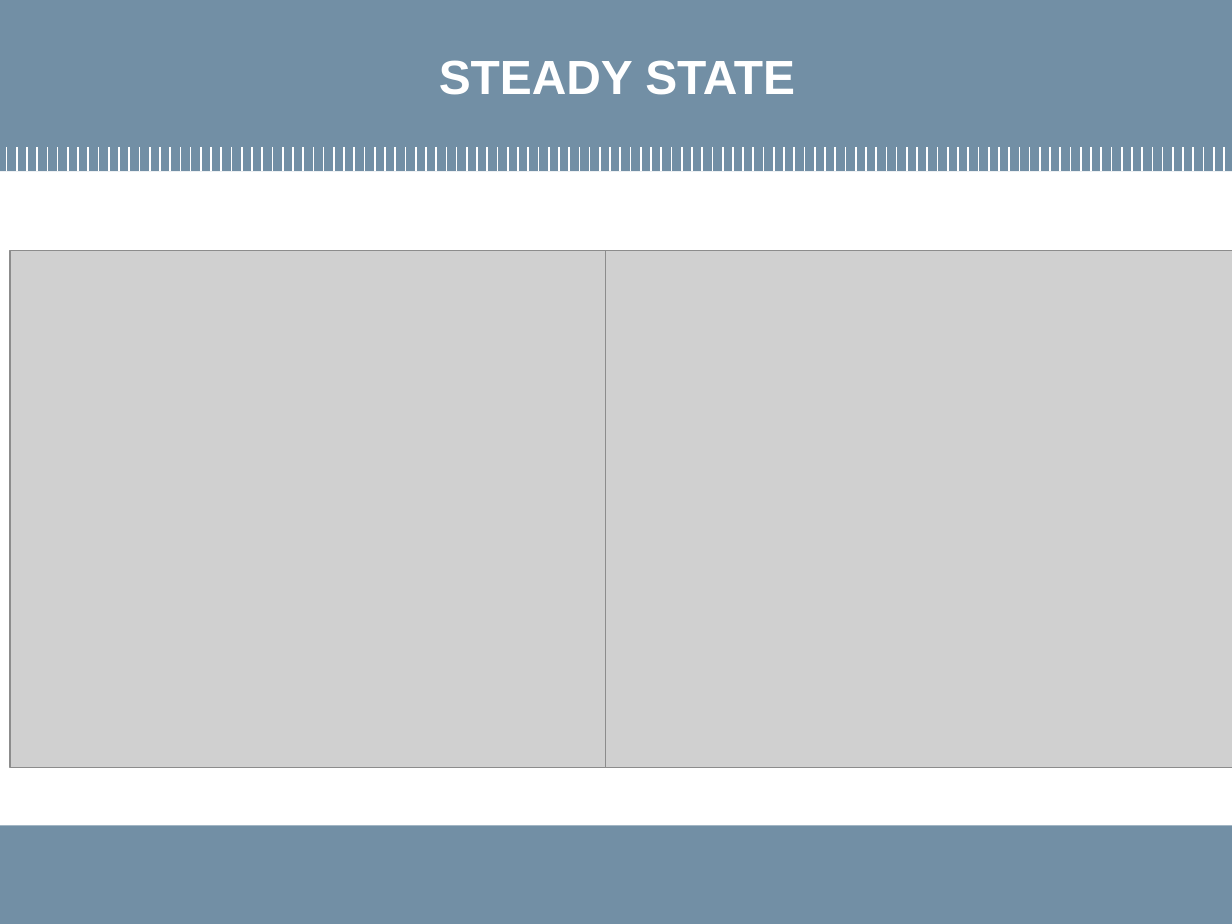
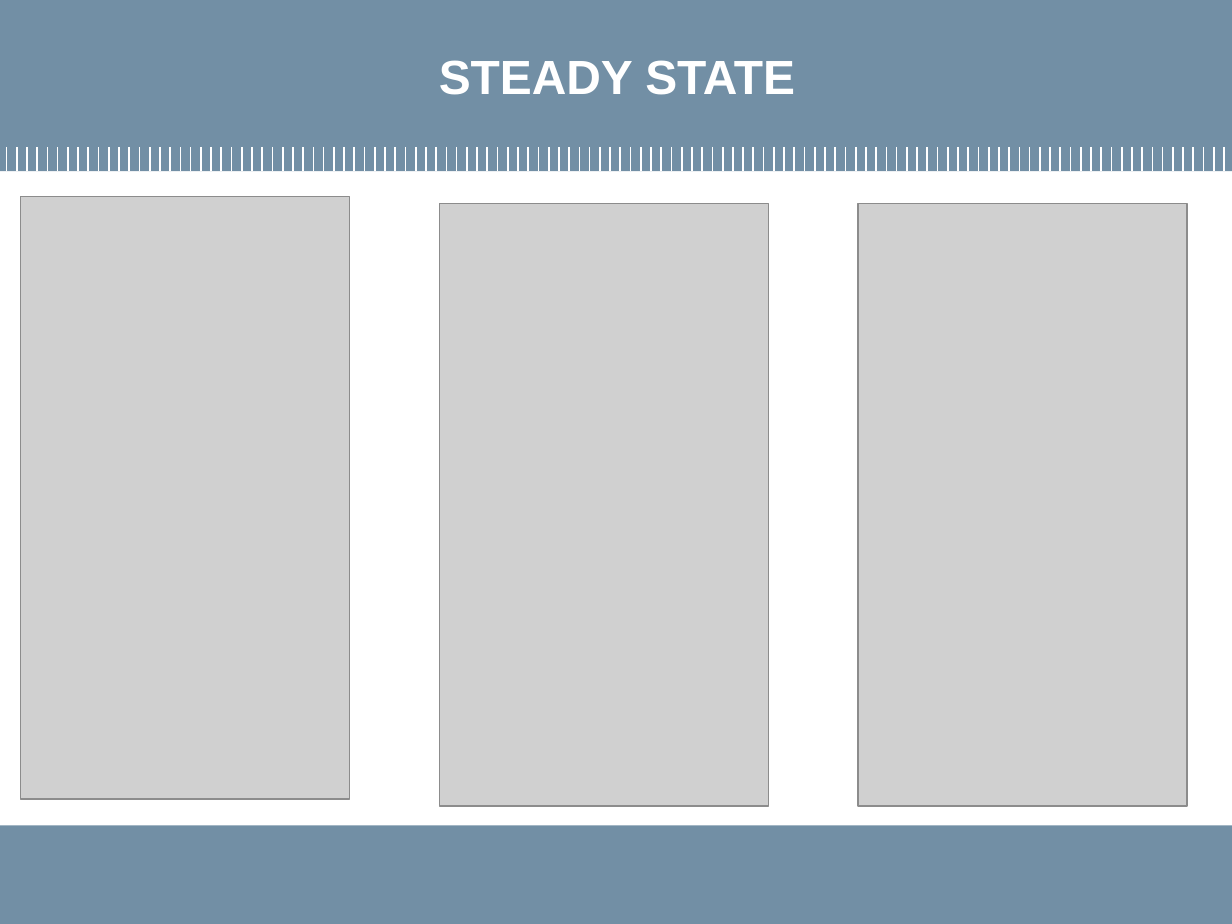
Before and after one commit to LorenzoMazzocco/Progetto-di-laurea-RELAP5, a slide deck: slide 5 of Presentazione.pptx (slide 4 before the commit). Drawn at 1232x924 pixels with LibreOffice and Linux fonts; fonts in the diff are those of the drawing; grey boxes stand for pictures; background and template pictures are left out. Boxes give left, top, right and bottom in pixels: in the first picture for what was removed or moved away, otherwise in the second. Text is boxed around its words. In the diff, an @@ line names an element or a change of style, - is before the commit and + after.

```diff
--- a/Presentazione.pptx
+++ b/Presentazione.pptx
@@ picture added at <box>21,197,350,800</box> @@
@@ picture added at <box>440,203,769,806</box> @@
@@ picture added at <box>857,203,1186,806</box> @@
@@ picture removed at <box>10,250,646,768</box> @@
@@ picture removed at <box>605,250,1232,768</box> @@
```
Also in this commit, not shown: 3 slides added, 13 other files.
